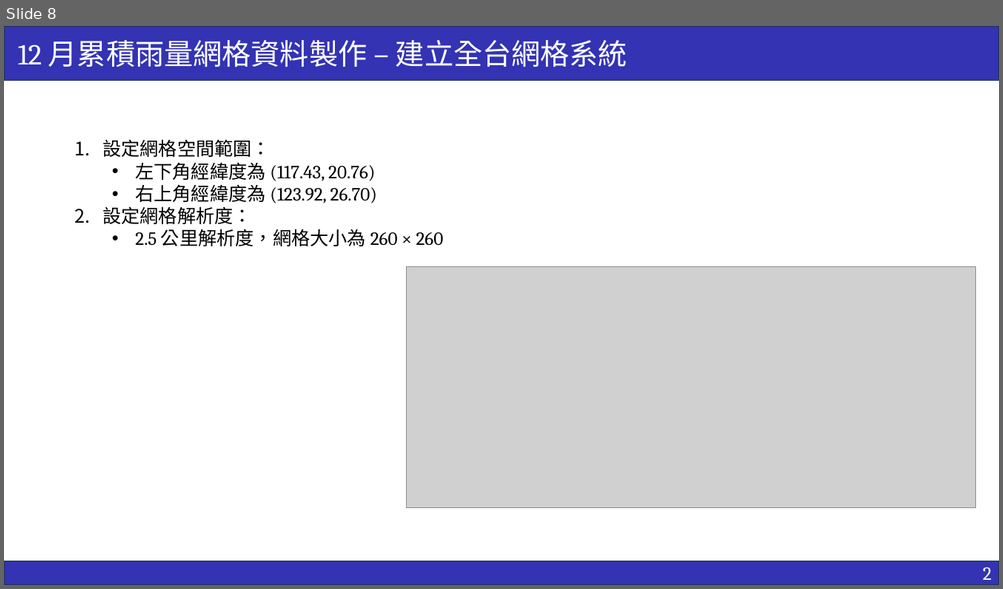
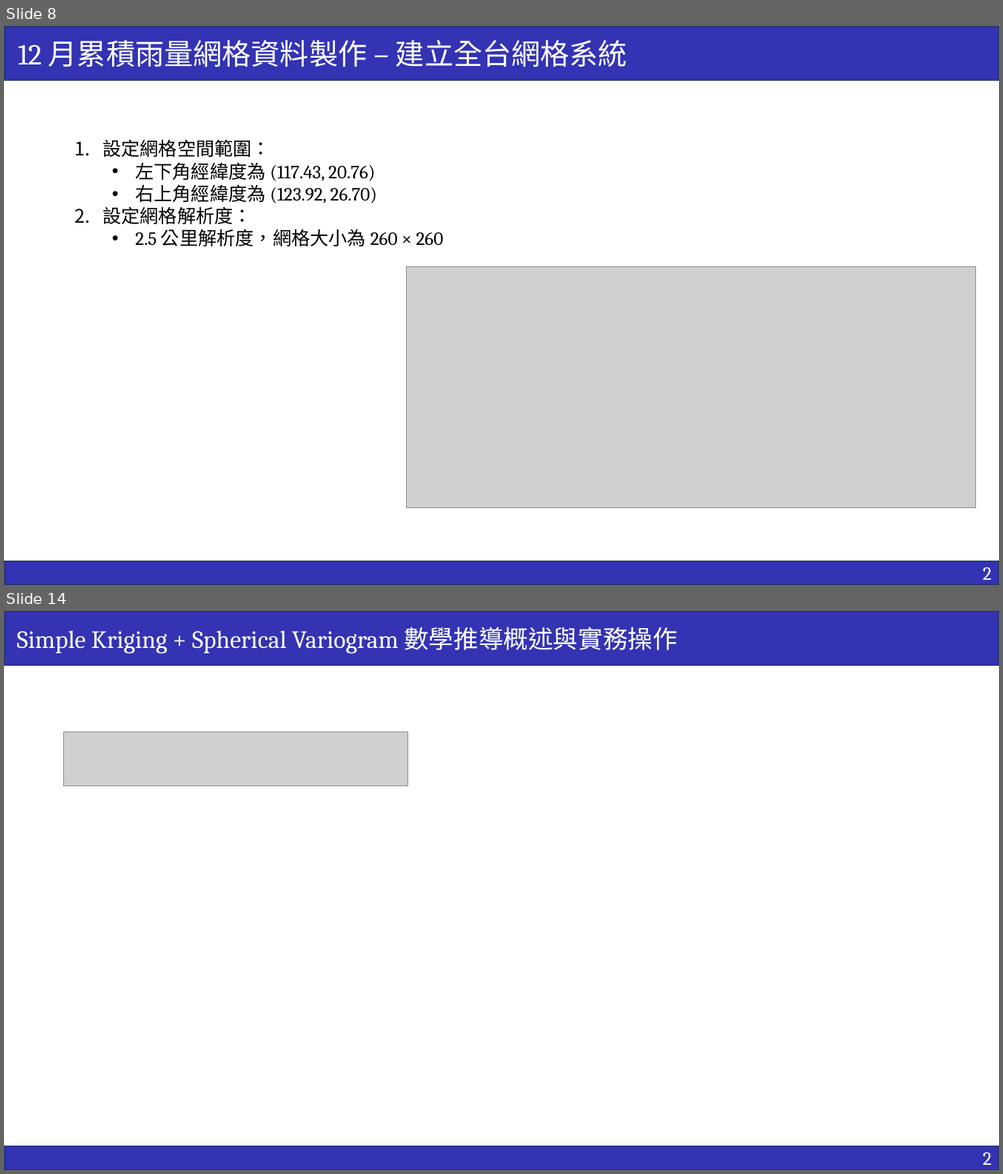
Before and after one commit to ricki0313/rainfall_practice, a slide deck: report/rainfall_report.pptx. Shown one above the other, each under a label of ours: slide 8 before the commit, slides 8 and 14 after it; the slides between them are not shown. The pictures are 1003x589 and 1003x1174 pixels, drawn with LibreOffice and Linux fonts; fonts in the diff are those of the drawing; grey boxes stand for pictures. Boxes give left, top, right and bottom in pixels: in the first picture for what was removed or moved away, otherwise in the second. Text is boxed around its words. In the diff, an @@ line names an element or a change of style, - is before the commit and + after.

```diff
--- a/report/rainfall_report.pptx
+++ b/report/rainfall_report.pptx
@@ slide 14 added at (4,611,999,1170), background #FFFFFF @@
@@ rectangle added at (4,611,999,666), fill #3333B3, outline #1E3256 1 pt, 24 pt, text #FFFFFF @@
+Simple Kriging + Spherical Variogram 數學推導概述與實務操作
@@ picture added at (64,732,407,786) @@
@@ rectangle added at (4,1147,999,1170), fill #3333B3, outline #1E3256 1 pt, 18 pt, text #FFFFFF @@
+2
```
Also in this commit, not shown: 2 slides changed, 4 other slides added, 6 other files.
